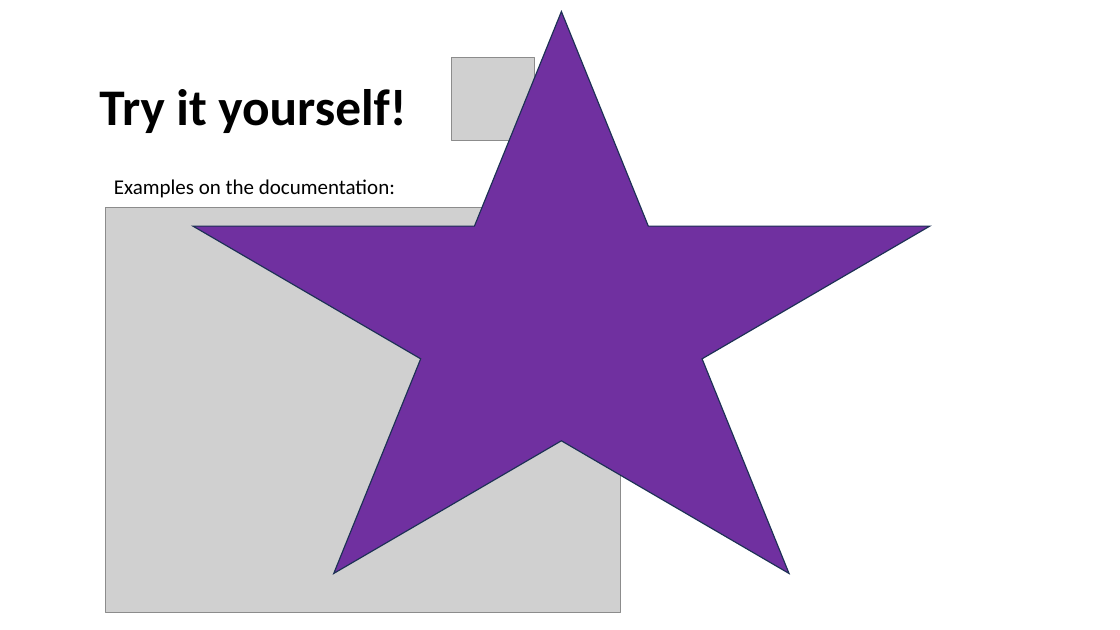
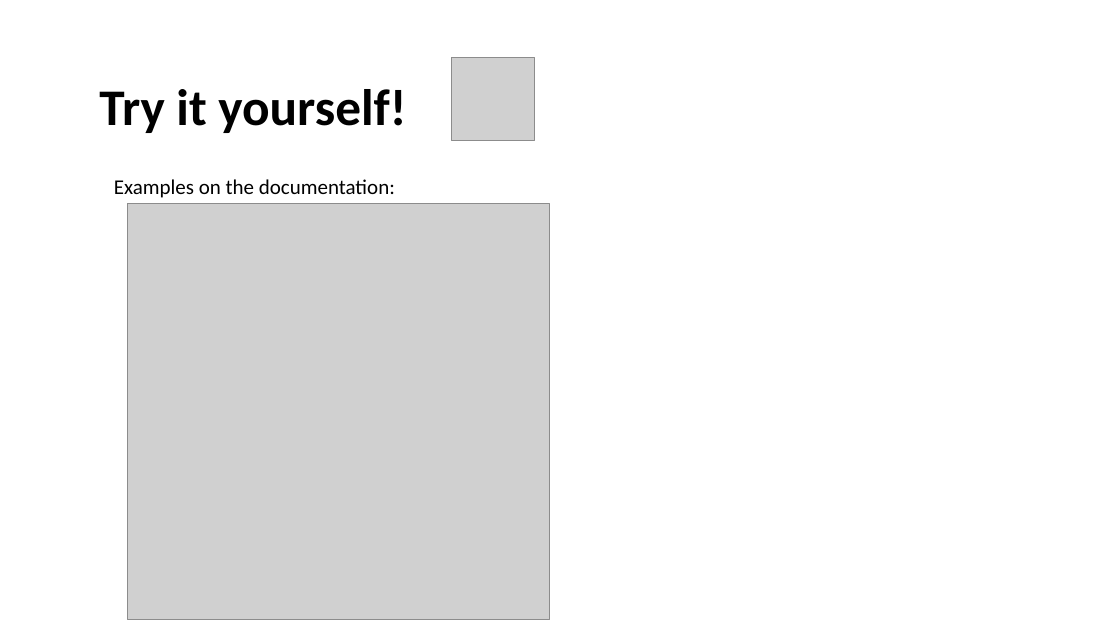
Before and after one commit to hurwitzlab/brc_hazel_training, a slide deck: slide 15 of slides/brc_hazel_week_d3.pptx (slide 16 before the commit). Drawn at 1120x630 pixels with LibreOffice and Linux fonts; fonts in the diff are those of the drawing; grey boxes stand for pictures. Boxes give left, top, right and bottom in pixels: in the first picture for what was removed or moved away, otherwise in the second. Text is boxed around its words. In the diff, an @@ line names an element or a change of style, - is before the commit and + after.

```diff
--- a/slides/brc_hazel_week_d3.pptx
+++ b/slides/brc_hazel_week_d3.pptx
@@ star removed at (x1=193, y1=12, x2=930, y2=574) @@
@@ picture resized from (x1=106, y1=208, x2=621, y2=613) to (x1=128, y1=203, x2=549, y2=620) @@
```
Also in this commit, not shown: 1 other slide changed, 1 slide removed, 2 other files.
